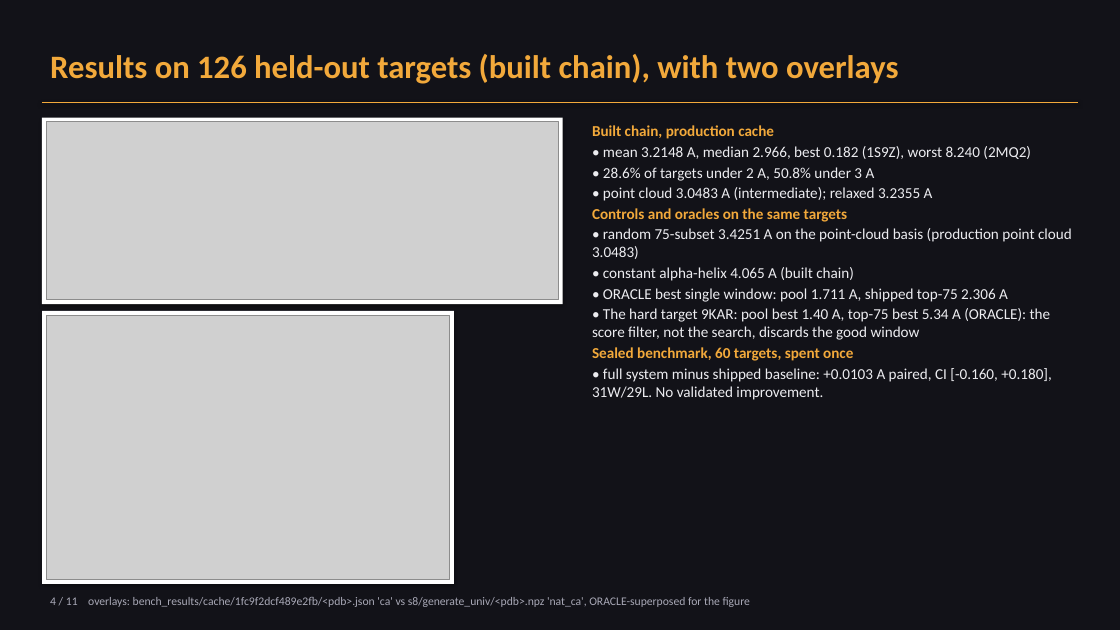
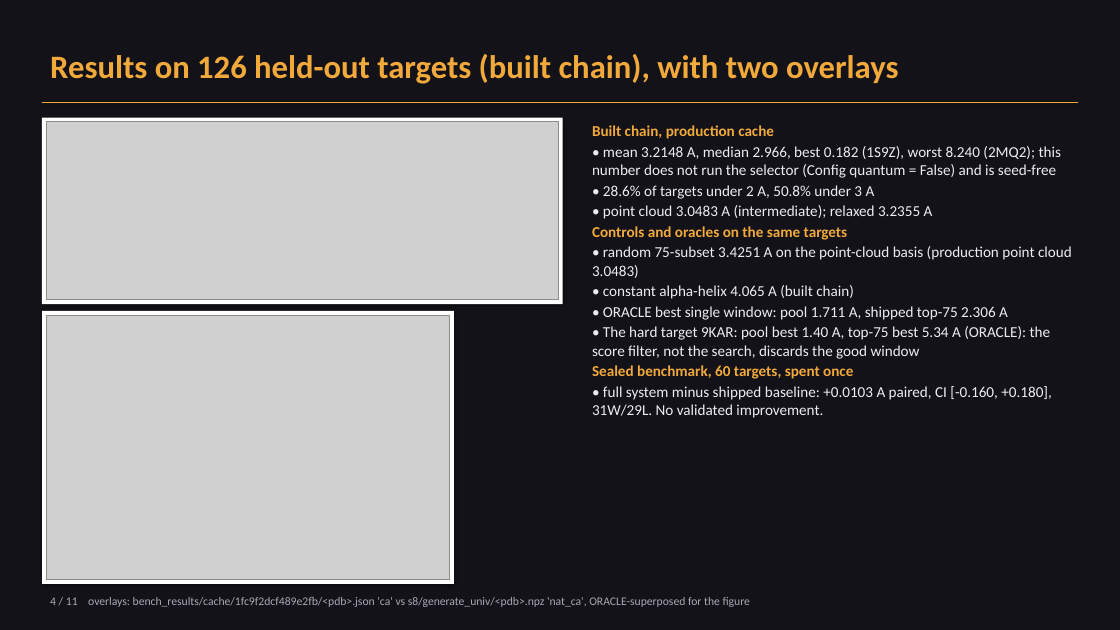
Before and after one commit to abe-narayan/cvar-vqe-protein-folding-v3, a slide deck: slide 4 of vqe_research_overview.pptx. Drawn at 1120x630 pixels with LibreOffice and Linux fonts; fonts in the diff are those of the drawing; grey boxes stand for pictures. Boxes give left, top, right and bottom in pixels: in the first picture for what was removed or moved away, otherwise in the second. Text is boxed around its words. In the diff, an @@ line names an element or a change of style, - is before the commit and + after.

```diff
--- a/vqe_research_overview.pptx
+++ b/vqe_research_overview.pptx
@@ text at [592,146,1061,178]: text changed @@
-• mean 3.2148 A, median 2.966, best 0.182 (1S9Z), worst 8.240 (2MQ2)
+• mean 3.2148 A, median 2.966, best 0.182 (1S9Z), worst 8.240 (2MQ2); this number does not run the selector (Config quantum = False) and is seed-free
```
Also in this commit, not shown: 2 other slides changed, 12 other files.
